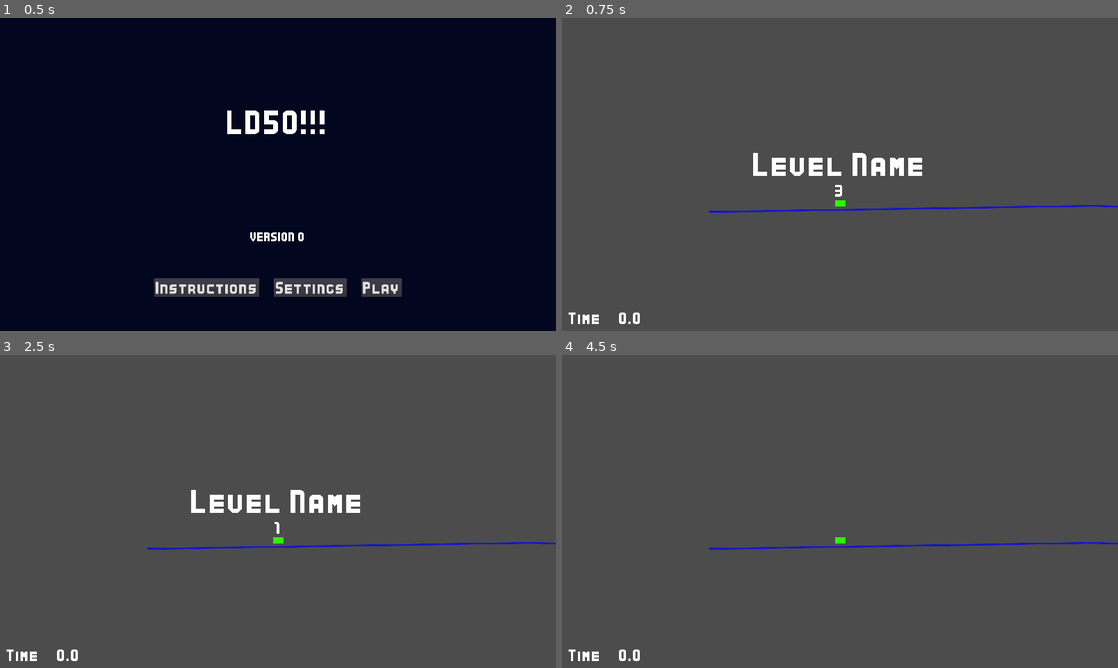
Above: before the commit, frames 1-4 (two rows, left to right).
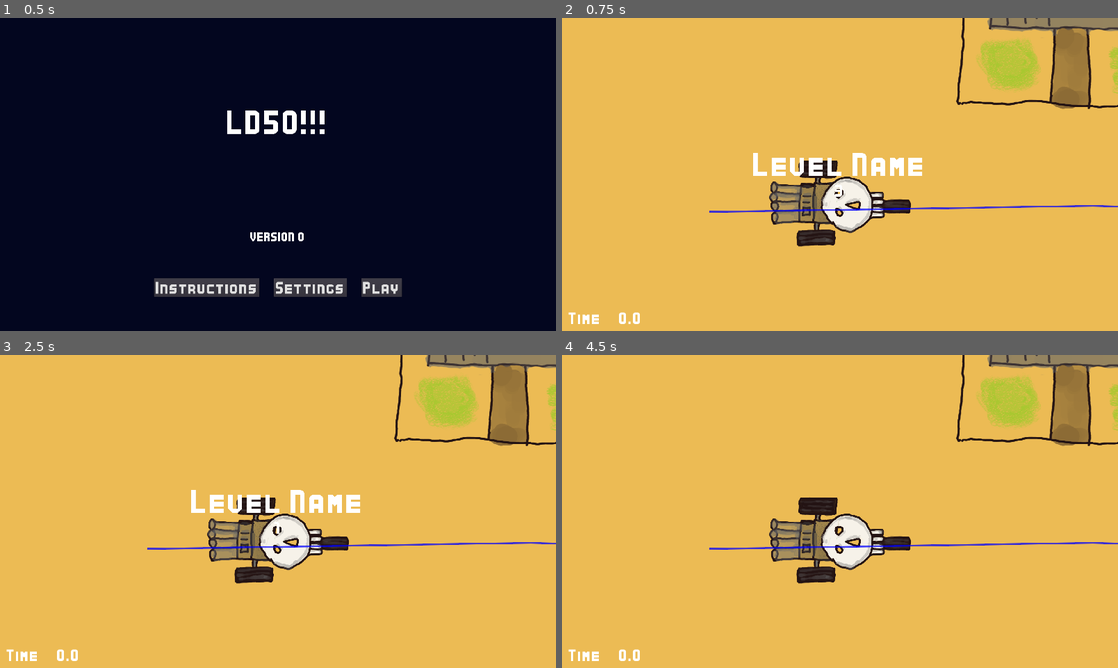
Above: after the commit, the same moments.

Repository: anthonyfinch/ld50
Game: Godot game, scene res://Main.tscn
Two runs of this game, one before a commit and one after it. Both use one fixed random seed, a clock stepped at 60 frames per second and the inputs below.
Inputs:
- Up to frame 1 (0.5 s): no input
- Up to frame 2 (0.75 s): click "Play" at 0.5 s
- Up to frame 3 (2.5 s): tap Enter at 1.25 s; hold D (right) 1.28-2.03 s; tap Space at 2 s; hold S (brake) from 2.03 s (still down)
- Up to frame 4 (4.5 s): tap Enter at 2.75, 4.25 s; release S (brake) at 2.78 s; hold D (right) 2.78-3.53 s; tap Space at 3.5 s; hold W (accelerate) 3.53-4.28 s; hold A (left) from 4.28 s (still down)

Frame 1 is identical in both runs. In frame 2, 98% of the frame differs, in the area x 0-100%, y 0-100%; in frame 3, 98%; in frame 4, 99%.

Commit message:
export config and some art import

Diff:
--- a/Cars/Car.tscn
+++ b/Cars/Car.tscn
@@ -1,8 +1,9 @@
-[gd_scene load_steps=5 format=2]
+[gd_scene load_steps=6 format=2]
 
 [ext_resource path="res://Cars/Car.gd" type="Script" id=1]
 [ext_resource path="res://game_state.tres" type="Resource" id=2]
 [ext_resource path="res://game_events.tres" type="Resource" id=3]
+[ext_resource path="res://Cars/skully_v1_export.png" type="Texture" id=4]
 
 [sub_resource type="CapsuleShape2D" id=1]
 
@@ -20,3 +21,7 @@
 rotation = 1.5708
 color = Color( 0.168627, 0.972549, 0, 1 )
 polygon = PoolVector2Array( -9, -21, 12, -20, 13, 16, -10, 17 )
+
+[node name="SkullyV1Export" type="Sprite" parent="."]
+rotation = 4.71239
+texture = ExtResource( 4 )
--- a/Levels/TestLevel.tscn
+++ b/Levels/TestLevel.tscn
@@ -1,7 +1,7 @@
 [gd_scene load_steps=10 format=2]
 
 [ext_resource path="res://game_events.tres" type="Resource" id=1]
-[ext_resource path="res://Cars/Car.gd" type="Script" id=2]
+[ext_resource path="res://Levels/house_v1.png" type="Texture" id=2]
 [ext_resource path="res://Cars/Car.tscn" type="PackedScene" id=3]
 [ext_resource path="res://Levels/EndZone.gd" type="Script" id=4]
 [ext_resource path="res://RaceCamera.gd" type="Script" id=5]
@@ -30,7 +30,6 @@
 
 [node name="Car" parent="." instance=ExtResource( 3 )]
 position = Vector2( 941, 540 )
-script = ExtResource( 2 )
 
 [node name="Camera2D" type="Camera2D" parent="Car"]
 current = true
@@ -53,3 +52,19 @@
 [node name="Path2D" type="Path2D" parent="Scenery"]
 curve = SubResource( 3 )
 script = ExtResource( 6 )
+
+[node name="HouseV1" type="Sprite" parent="."]
+position = Vector2( 1714, -167 )
+texture = ExtResource( 2 )
+
+[node name="HouseV2" type="Sprite" parent="."]
+position = Vector2( 1714, -167 )
+texture = ExtResource( 2 )
+
+[node name="HouseV3" type="Sprite" parent="."]
+position = Vector2( 3337, -177 )
+texture = ExtResource( 2 )
+
+[node name="HouseV4" type="Sprite" parent="."]
+position = Vector2( 2514, -185 )
+texture = ExtResource( 2 )
--- a/UI/Settings.tscn
+++ b/UI/Settings.tscn
@@ -42,7 +42,7 @@
 size_flags_horizontal = 3
 size_flags_vertical = 1
 max_value = 10.0
-script = ExtResource( 4 )
+script = ExtResource( 5 )
 game_events = ExtResource( 3 )
 bus_name = "Music"
 audio_hint = ExtResource( 2 )
@@ -66,7 +66,7 @@
 size_flags_horizontal = 3
 size_flags_vertical = 1
 max_value = 10.0
-script = ExtResource( 5 )
+script = ExtResource( 4 )
 game_events = ExtResource( 3 )
 bus_name = "SFX"
 audio_hint = ExtResource( 2 )
--- a/project.godot
+++ b/project.godot
@@ -29,6 +29,7 @@
 config/name="ld50"
 run/main_scene="res://Main.tscn"
 boot_splash/fullsize=false
+boot_splash/bg_color=Color( 0.141176, 0.141176, 0.141176, 1 )
 config/icon="res://icon.png"
 
 [display]
@@ -76,4 +77,5 @@
 
 [rendering]
 
+environment/default_clear_color=Color( 0.929412, 0.737255, 0.333333, 1 )
 environment/default_environment="res://default_env.tres"
Binary file added: Cars/enemy_v1.png
Not shown, added: Cars/enemy_v1.png.import
Binary file added: Cars/skully_v1_export.png
Not shown, added: Cars/skully_v1_export.png.import
Binary file added: Levels/house_v1.png
Not shown, added: Levels/house_v1.png.import
Not shown, added: export_presets.cfg
